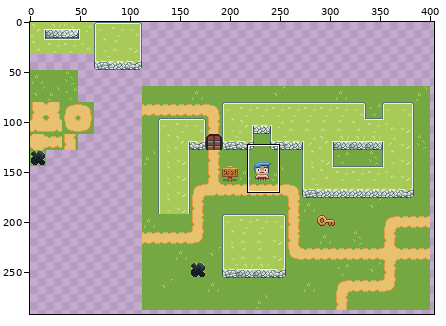
Pixel-art file -- raw graphical assets/tilesets/Tileset 0.aseprite. The picture above shows the old version from afar; the outline marks the close-up.
Close-up. Earlier state:
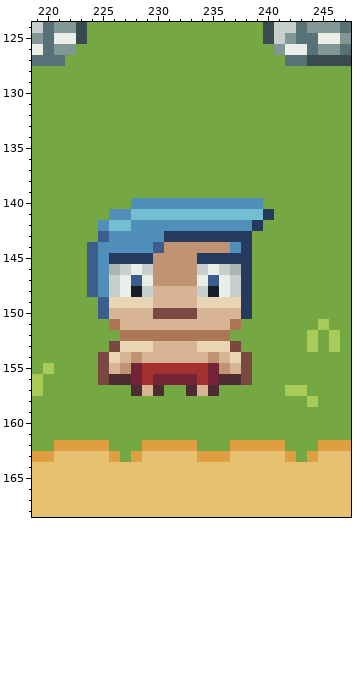
474x305 pixels, 1 frame. Shown: x 219..247, y 124..168. The wide view leaves out empty margins.
And afterwards:
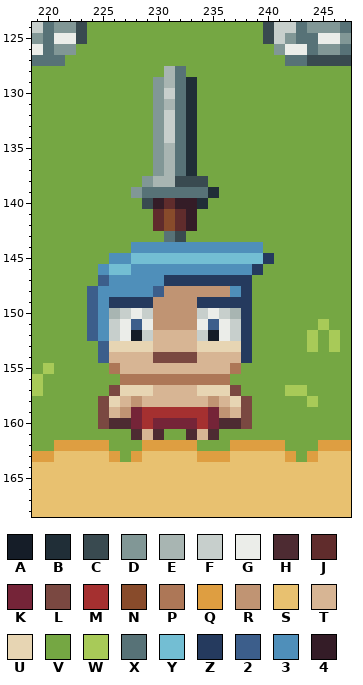
Palette (. is transparent): A #151d28  B #202e37  C #394a50  D #819796  E #a8b5b2  F #c7cfcc  G #ebede9  H #4d2b32  J #602c2c  K #752438  L #7a4841  M #a53030  N #884b2b  P #ad7757  Q #de9e41  R #c09473  S #e8c170  T #d7b594  U #e7d5b3  V #75a743  W #a8ca58  X #577277  Y #73bed3  Z #253a5e  2 #3c5e8b  3 #4f8fba  4 #341c27
What changed:
Changed rows in their new state; - is an unchanged pixel.
Layer "characters + props":
first column x 224:
128 -------EX--------
129 ------DEXB-------
130 ------DFXB-------
131 ------DEXB-------
132 ------DFXB-------
133 ------DFXB-------
134 ------DFXB-------
135 ------DEXB-------
136 ------DEXB-------
137 ------DEXB-------
138 -----DEECCC------
139 ----DXXXXXXB-----
140 ----VC4J44BVVVVV-
141 --VVVVJNJ4VVVVVVV
142 -VVVVVJNJ4VVVVVV-
143 -VVVVVVXCVVVVVV--
144 VVVV--3333333-33-
145 VV33YYYYYYYYYYYYZ
146 V-YY33333333333Z-
147 V233333ZZZZZZZ---
148 --33332RRRRRR3---
149 23ZZZZRRRRZZZZ---
150 23EFGFRRRRFGFE---
151 23FG2GRRRRG2GFZ--
152 23FGAFTTTTFAGFZ--
153 -2U----------UZ--
154 -2T-T-LLLL-T-TZ--
155 -VPTTTTTTTTTTPV--
156 -VVPPPPPPPPPPVV--
157 --LUUUTTTTUUUL---
158 -LUTRTTTTTTRTUL--
159 -LTRKMMMMMMKRTL--
160 -LHHKMKKKKMKHHL--
161 ----HTH--HTH-----
Where, in picture pixels (left, top, right, bottom), the same in both close-ups:
changed: (87, 66, 274, 440)
